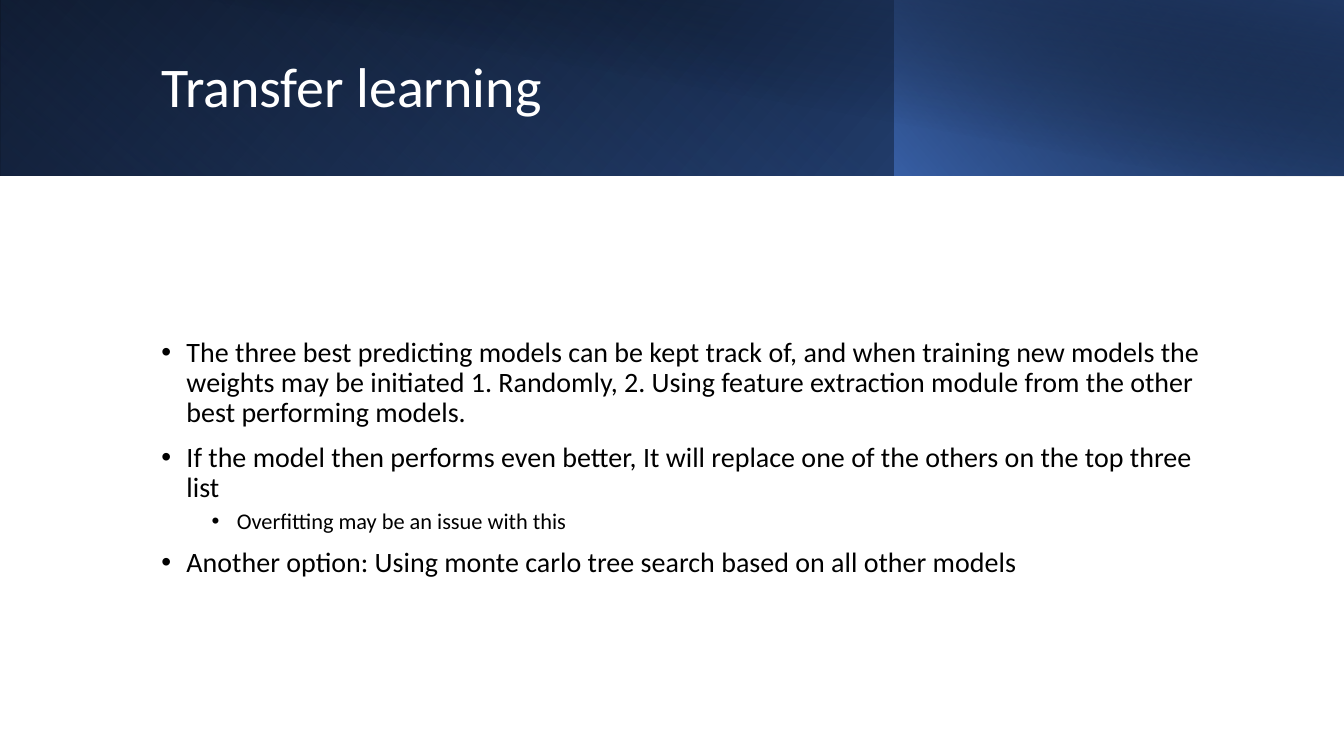
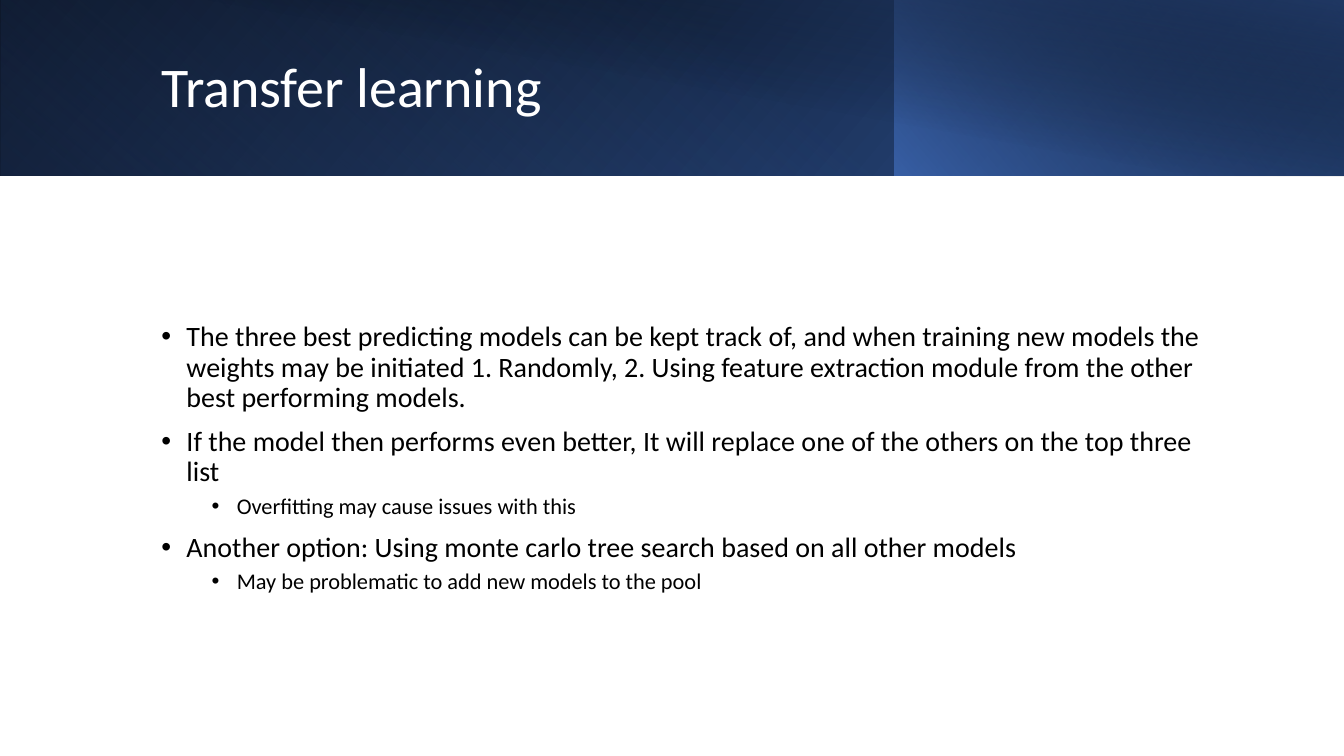
Before and after one commit to sjurmsc/MSC2023, a slide deck: slide 12 of Meeting Presentations/15.09.2022_ML Meeting.pptx. Drawn at 1344x756 pixels with LibreOffice and Linux fonts; fonts in the diff are those of the drawing. Boxes give left, top, right and bottom in pixels: in the first picture for what was removed or moved away, otherwise in the second. Text is boxed around its words. In the diff, an @@ line names an element or a change of style, - is before the commit and + after.

```diff
--- a/Meeting Presentations/15.09.2022_ML Meeting.pptx
+++ b/Meeting Presentations/15.09.2022_ML Meeting.pptx
@@ text at (x1=237, y1=498, x2=576, y2=518): text changed @@
-  • Overfitting may be an issue with this
+  • Overfitting may cause issues with this
@@ text at (x1=237, y1=573, x2=701, y2=593): paragraph added @@
+  • May be problematic to add new models to the pool
```
Also in this commit, not shown: 9 other slides changed, 1 other file.
